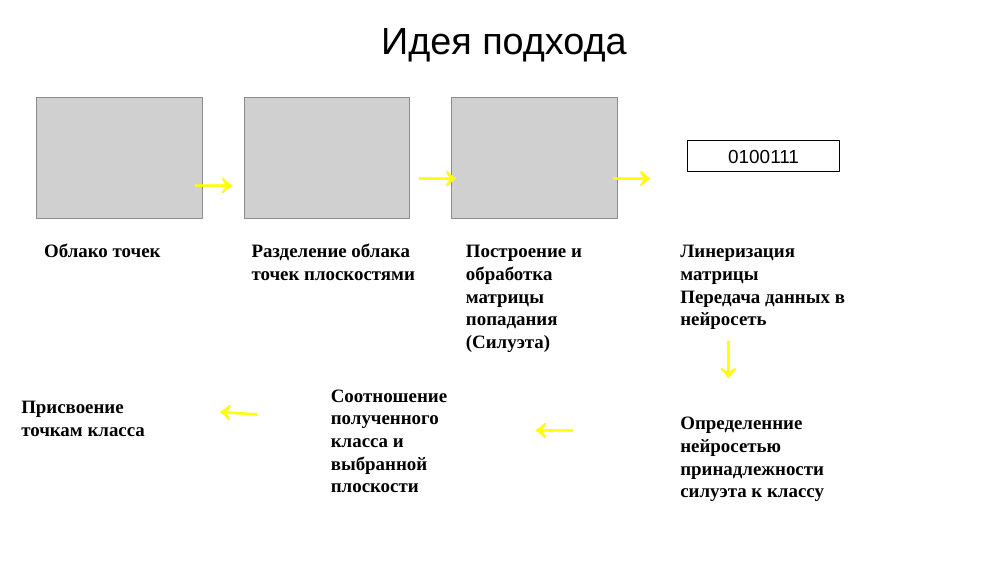
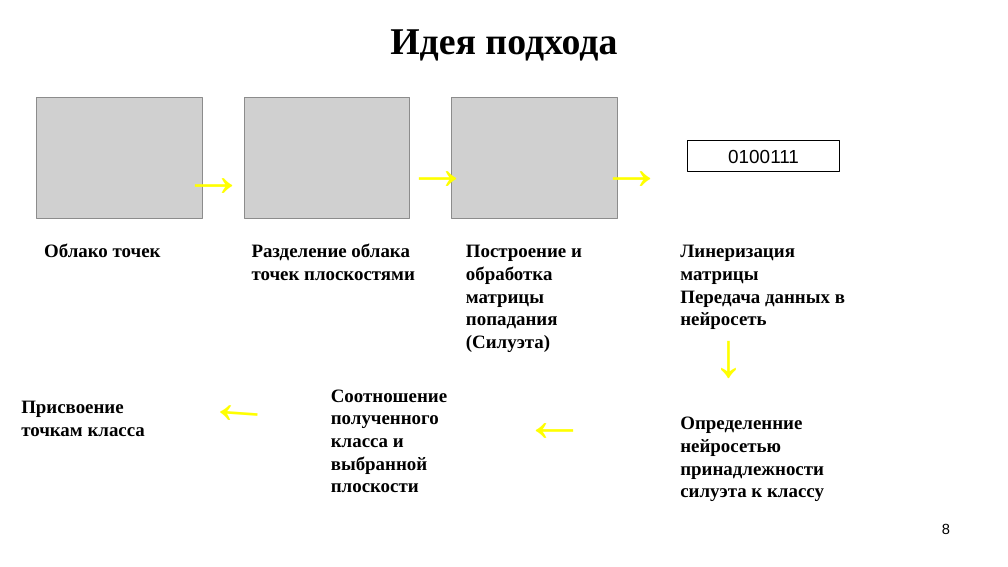
Before and after one commit to Dima3108/LaserScanningRecognition, a slide deck: slide 8 of Нейросеть для классификации облака точек.pptx (slide 6 before the commit). Drawn at 1008x567 pixels with LibreOffice and Linux fonts; fonts in the diff are those of the drawing; grey boxes stand for pictures; background and template pictures are left out. Boxes give left, top, right and bottom in pixels: in the first picture for what was removed or moved away, otherwise in the second. Text is boxed around its words. In the diff, an @@ line names an element or a change of style, - is before the commit and + after.

```diff
--- a/Нейросеть для классификации облака точек.pptx
+++ b/Нейросеть для классификации облака точек.pptx
@@ title "Идея подхода" at bbox=[390, 29, 617, 61]: font Arial to Times New Roman, bold on @@
@@ page number added at bbox=[942, 523, 950, 534], 14 pt, text #000000 @@
+8
```
Also in this commit, not shown: 6 other slides changed, 4 slides added, 1 other file.
